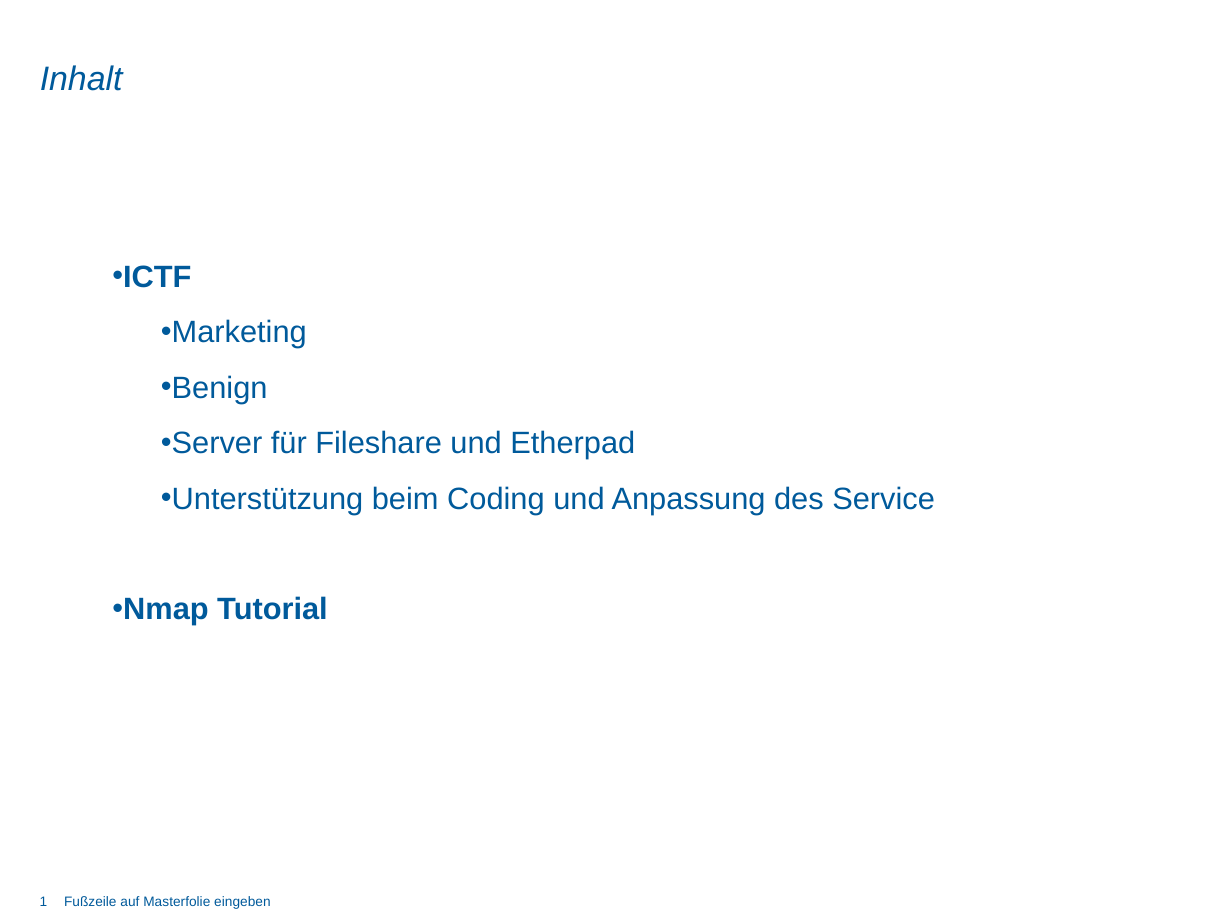
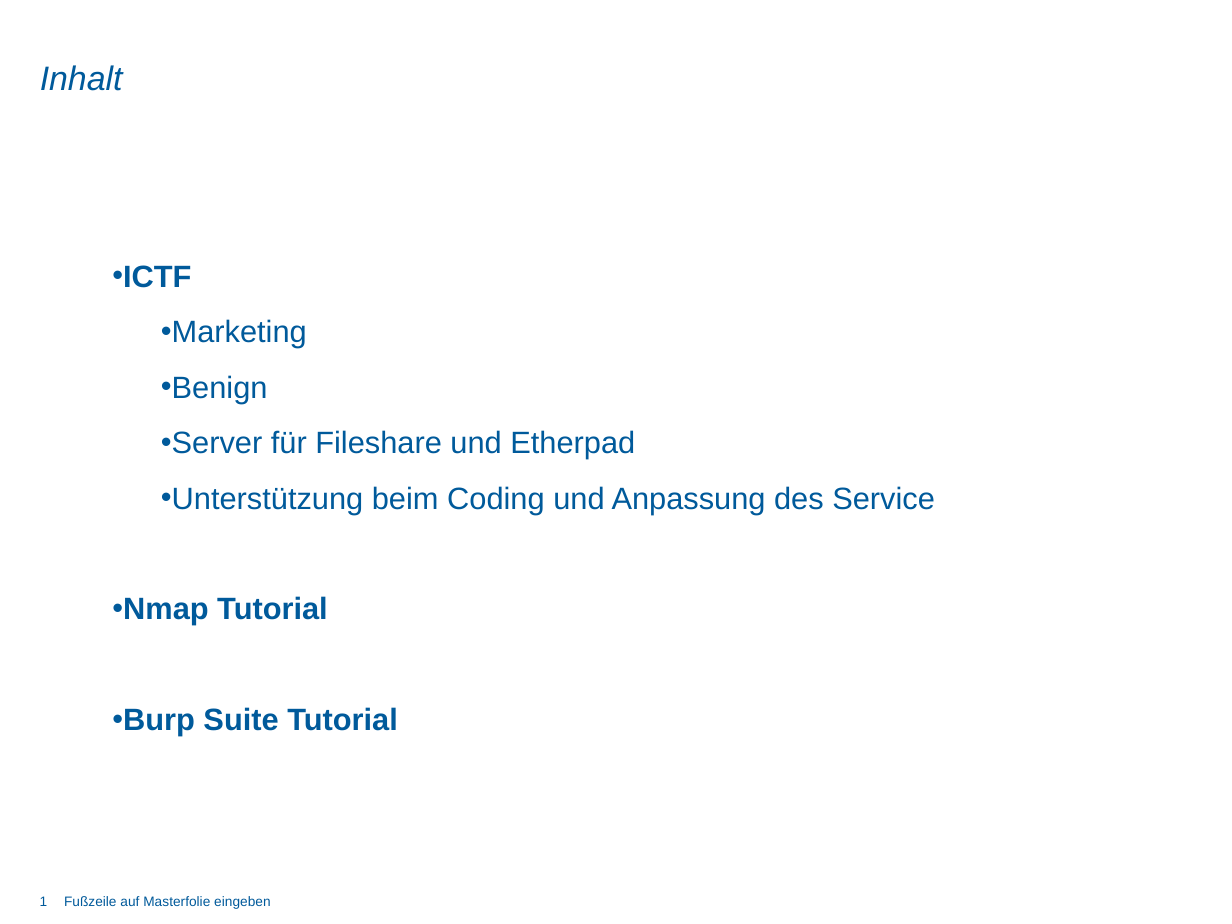
Before and after one commit to DominikSchlecht/masterProjWS15, a slide deck: slide 1 of Praesentation/Abschlusspräsentation/Teil-Präsentationen/Praesentation_ML.pptx. Drawn at 1232x924 pixels with LibreOffice and Linux fonts; fonts in the diff are those of the drawing; background and template pictures are left out. Boxes give left, top, right and bottom in pixels: in the first picture for what was removed or moved away, otherwise in the second. Text is boxed around its words. In the diff, an @@ line names an element or a change of style, - is before the commit and + after.

```diff
--- a/Praesentation/Abschlusspräsentation/Teil-Präsentationen/Praesentation_ML.pptx
+++ b/Praesentation/Abschlusspräsentation/Teil-Präsentationen/Praesentation_ML.pptx
@@ text at (123,707,398,736): paragraph added @@
+• Burp Suite Tutorial
```
Also in this commit, not shown: 1 other slide changed, 1 slide added.
